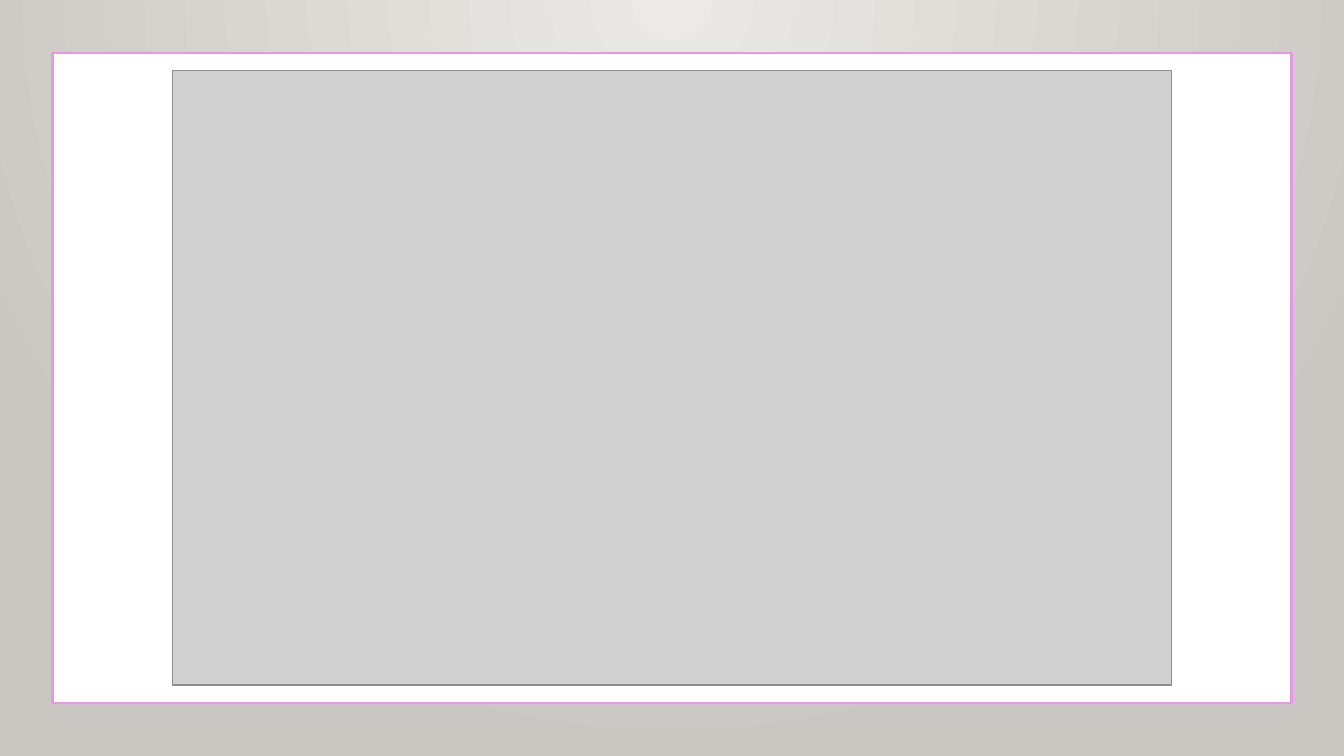
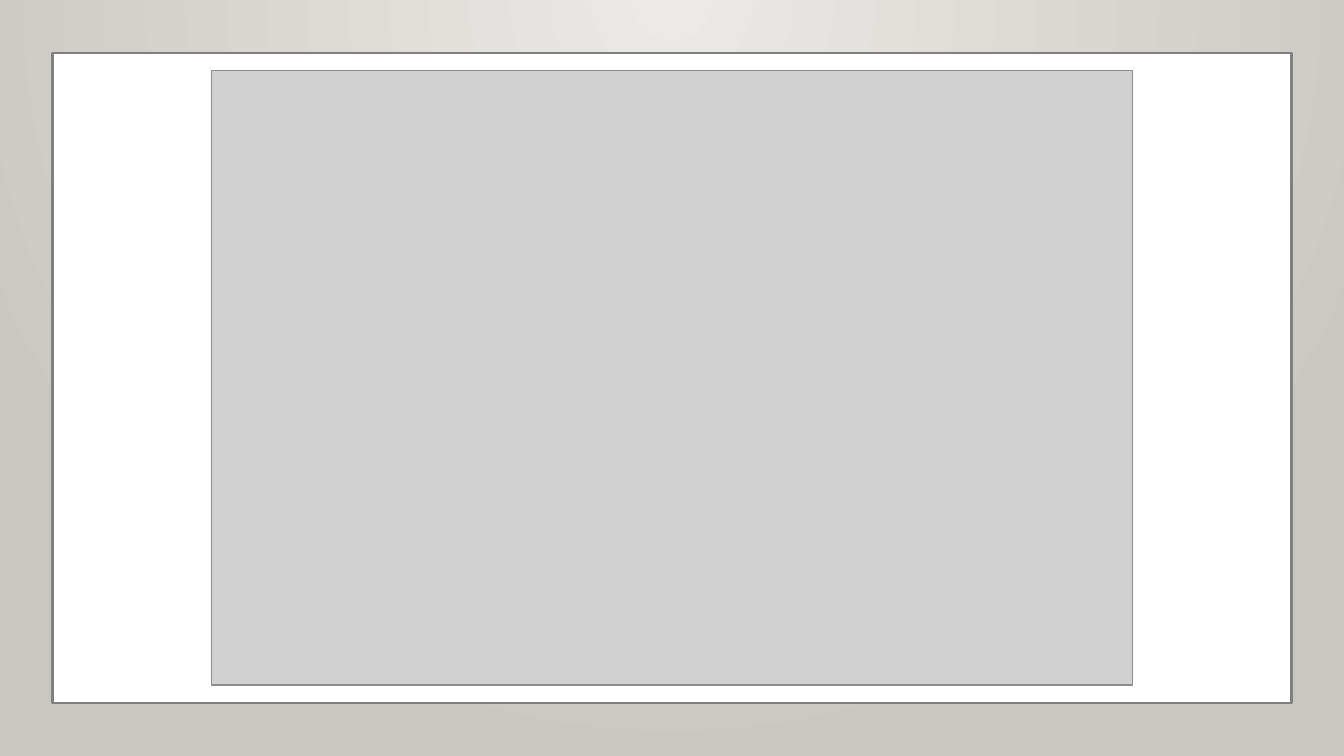
Before and after one commit to mu-mandayam/DataScience, a slide deck: slide 14 of Supervised_Learning_Capstone/Sup_Learning_Capstone.pptx. Drawn at 1344x756 pixels with LibreOffice and Linux fonts; fonts in the diff are those of the drawing; grey boxes stand for pictures; background and template pictures are left out. Boxes give left, top, right and bottom in pixels: in the first picture for what was removed or moved away, otherwise in the second. Text is boxed around its words. In the diff, an @@ line names an element or a change of style, - is before the commit and + after.

```diff
--- a/Supervised_Learning_Capstone/Sup_Learning_Capstone.pptx
+++ b/Supervised_Learning_Capstone/Sup_Learning_Capstone.pptx
@@ rectangle at (52,53,1292,704): outline #E599E5 1.75 pt to #808080 1.75 pt @@
@@ picture: place and size @@
-picture at (172,71,1172,685)
+picture at (212,71,1133,685)
```
Also in this commit, not shown: 2 other slides changed.
